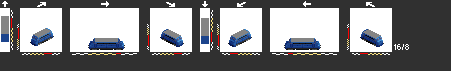
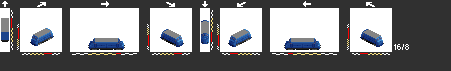
Layer changes from the first 451 x 71 image to the second:
hid "vent" over (40, 34, 374, 45)
painted on "Layer 0" over (1, 16, 209, 44)
